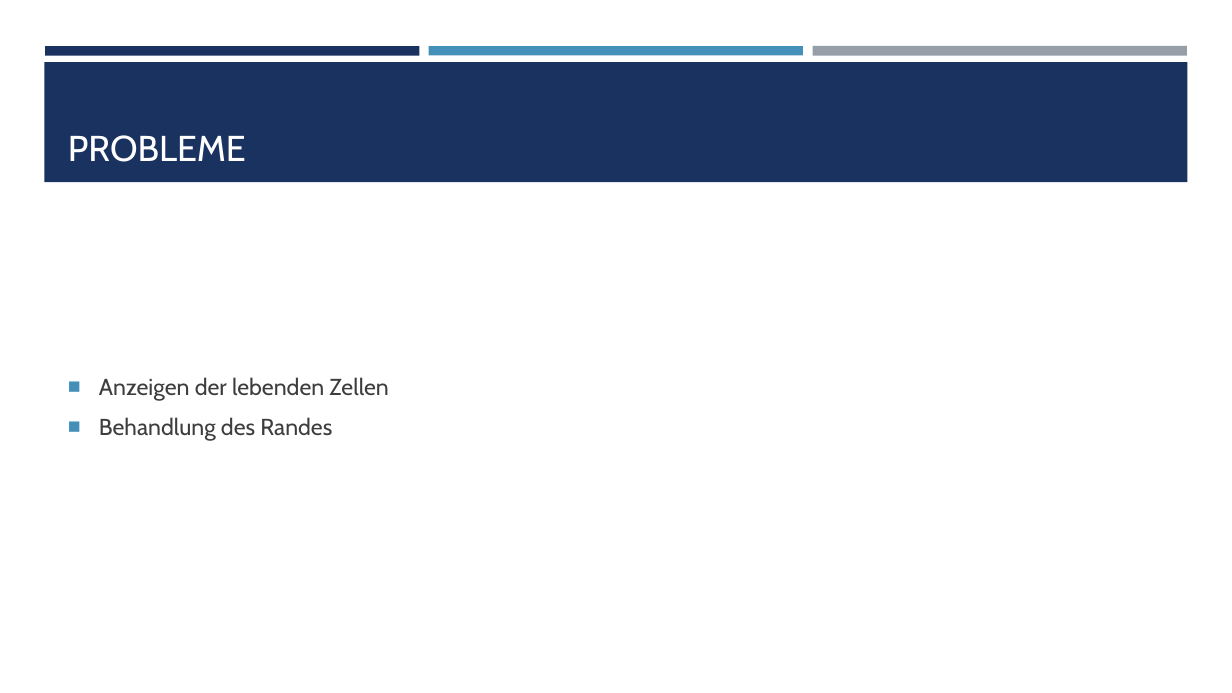
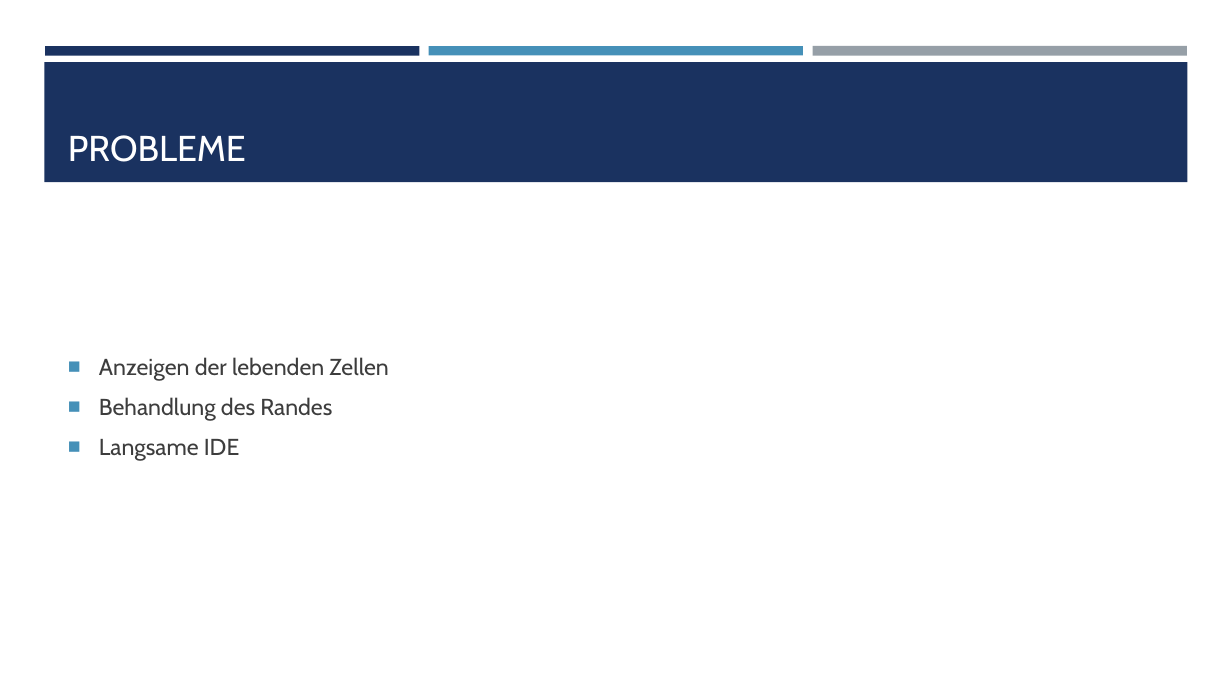
Before and after one commit to joshuaschu/GameOfLife, a slide deck: slide 6 of Presentation.pptx. Drawn at 1232x693 pixels with LibreOffice and Linux fonts; fonts in the diff are those of the drawing. Boxes give left, top, right and bottom in pixels: in the first picture for what was removed or moved away, otherwise in the second. Text is boxed around its words. In the diff, an @@ line names an element or a change of style, - is before the commit and + after.

```diff
--- a/Presentation.pptx
+++ b/Presentation.pptx
@@ text at (99,439,239,461): paragraph added @@
+■ Langsame IDE
```
Also in this commit, not shown: 1 other slide changed, 3 other files.
